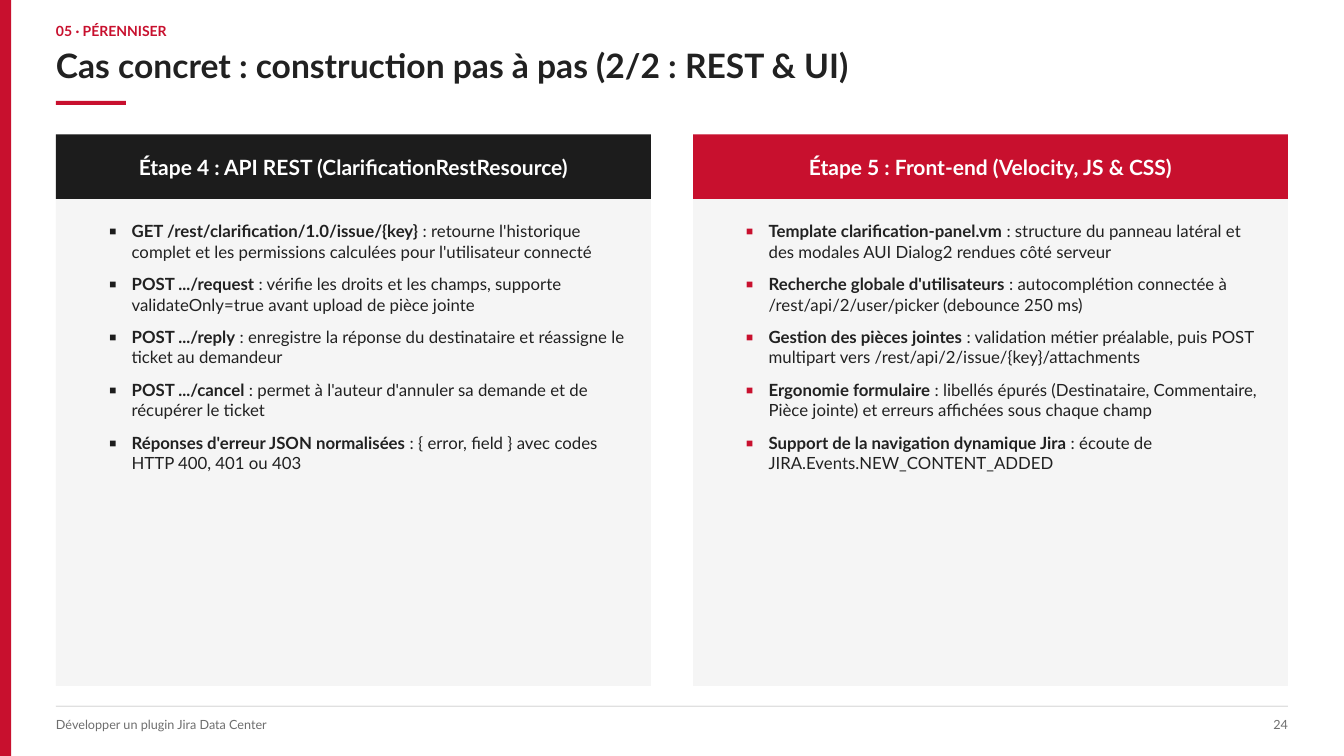
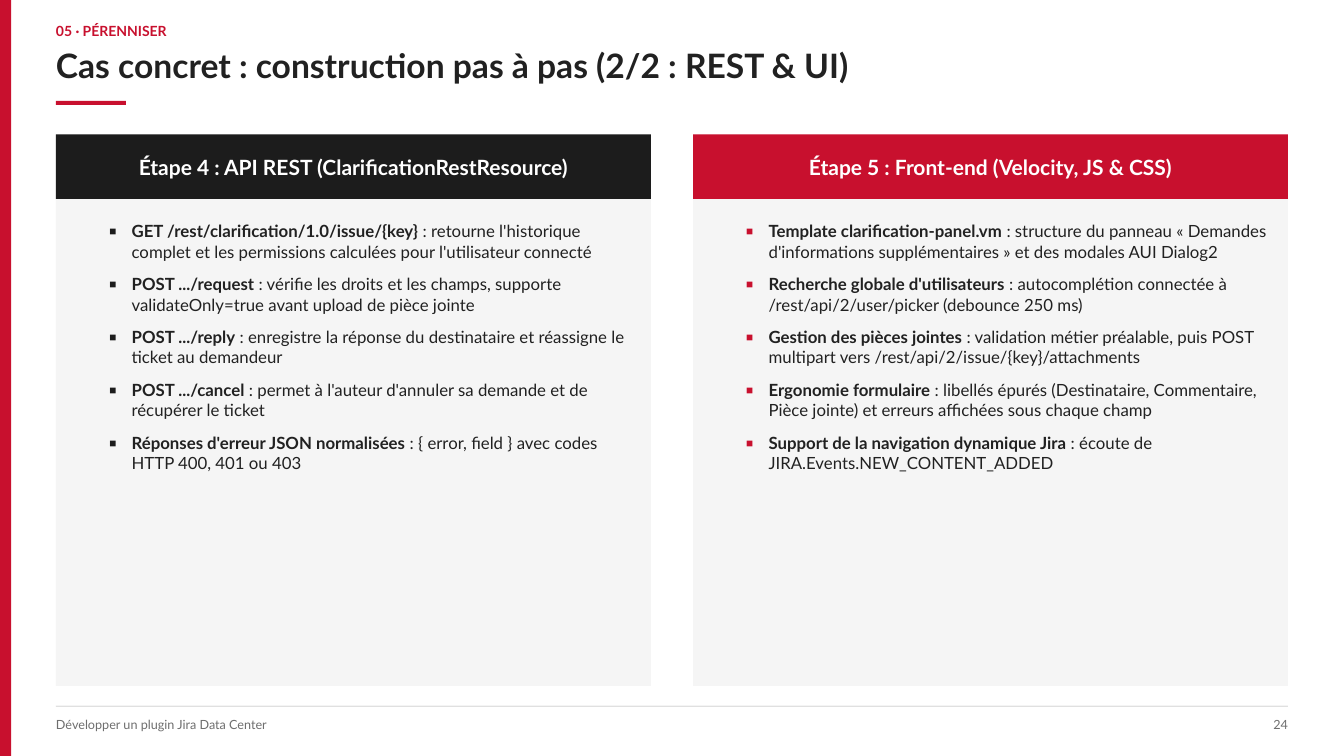
Before and after one commit to Etie20/jira-plugins, a slide deck: slide 24 of Presentation_Developpement_Plugin_Jira_DataCenter.pptx. Drawn at 1344x756 pixels with LibreOffice and Linux fonts; fonts in the diff are those of the drawing. Boxes give left, top, right and bottom in pixels: in the first picture for what was removed or moved away, otherwise in the second. Text is boxed around its words. In the diff, an @@ line names an element or a change of style, - is before the commit and + after.

Commit message:
chore: francisation des libelles (Demande d'infos sup, panneau-demande-infos-sup) et DPI (Data Process et Innovation)

```diff
--- a/Presentation_Developpement_Plugin_Jira_DataCenter.pptx
+++ b/Presentation_Developpement_Plugin_Jira_DataCenter.pptx
@@ text at bbox=[769, 224, 1267, 261]: text changed @@
-■ Template clarification-panel.vm : structure du panneau latéral et des modales AUI Dialog2 rendues côté serveur
+■ Template clarification-panel.vm : structure du panneau « Demandes d'informations supplémentaires » et des modales AUI Dialog2
```
Also in this commit, not shown: 15 other slides changed, 11 other files.
